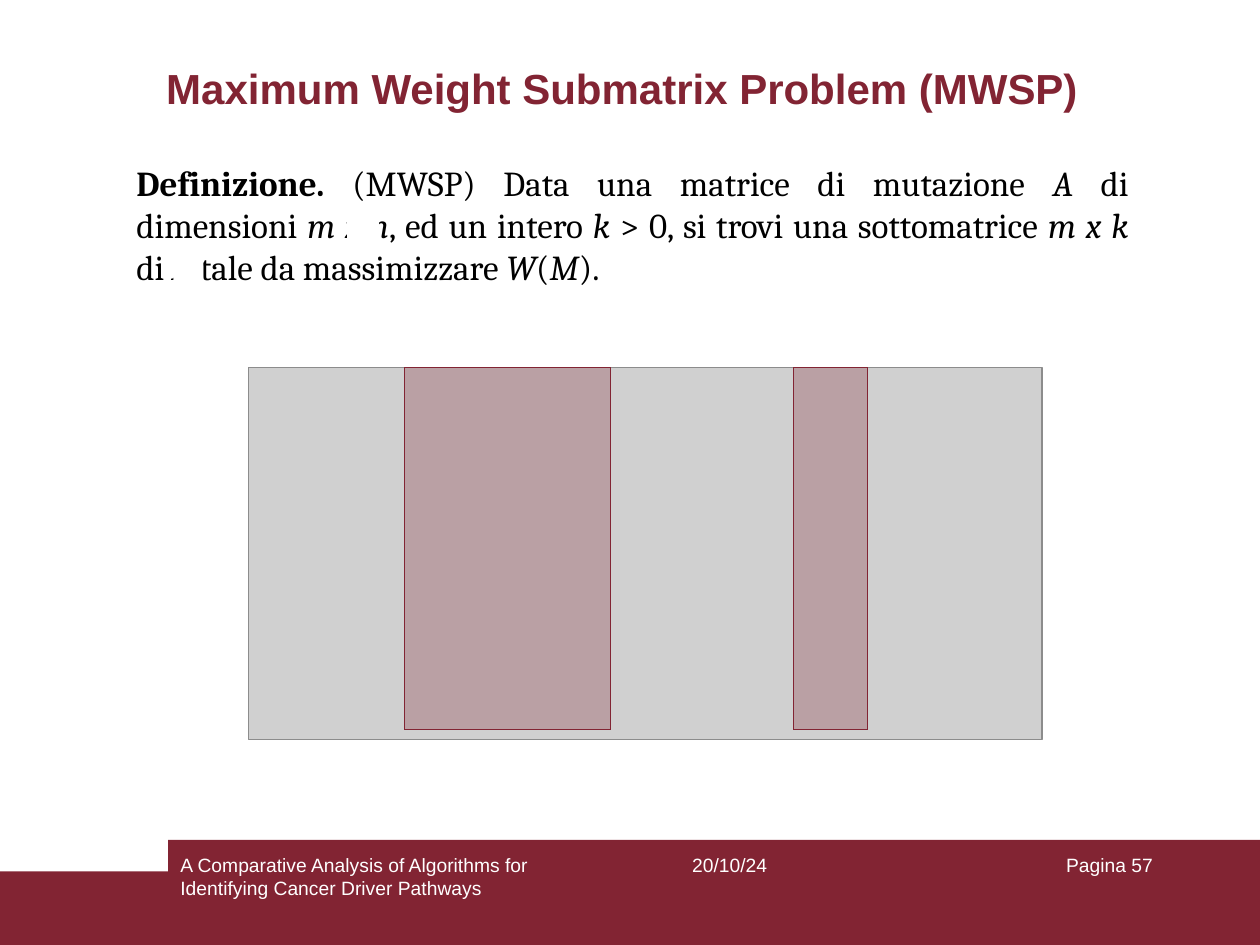
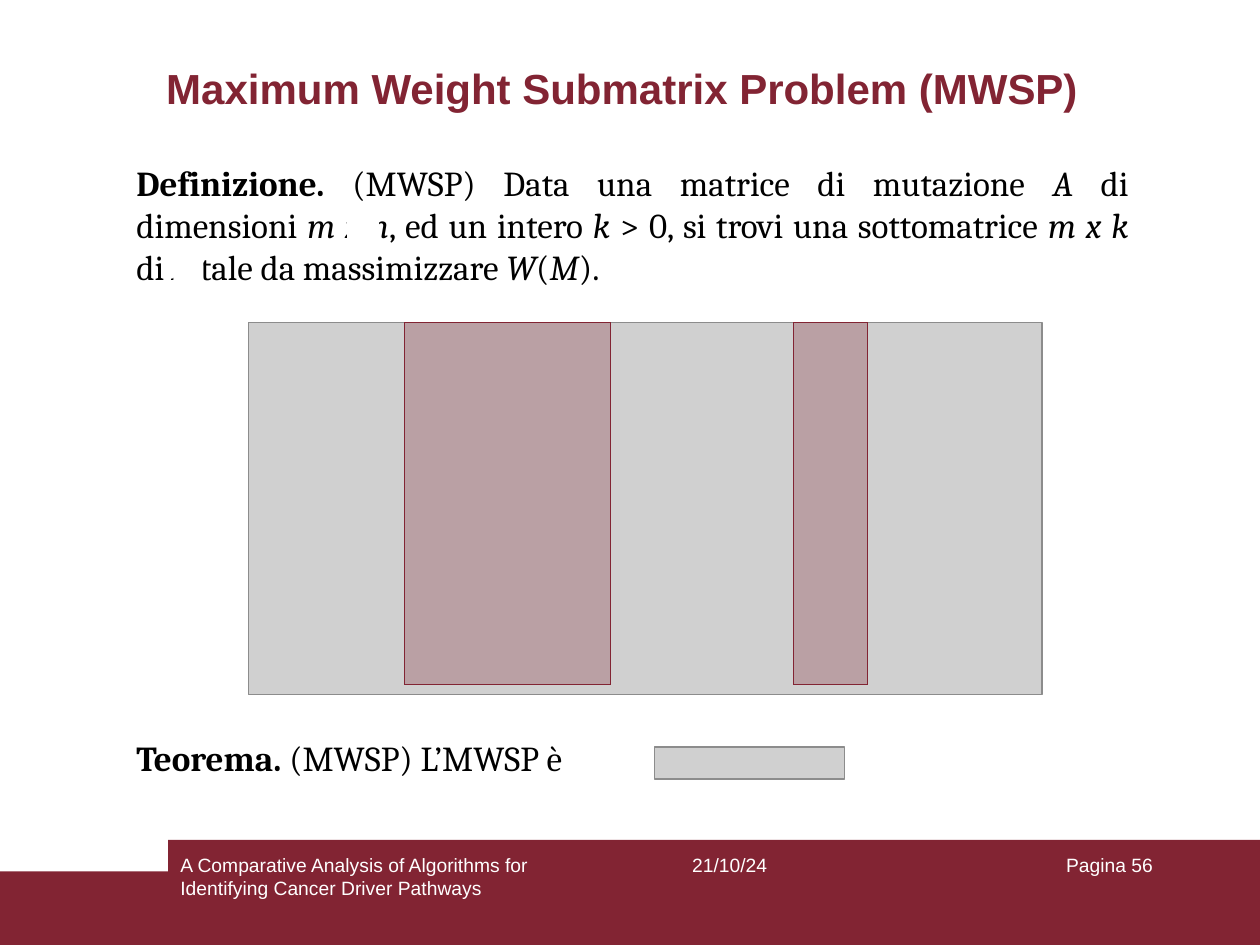
Before and after one commit to aflaag/bsc-thesis, a slide deck: slide 56 of presentation/slides.odp (slide 57 before the commit). Drawn at 1260x945 pixels with LibreOffice and Linux fonts; fonts in the diff are those of the drawing; grey boxes stand for pictures; background and template pictures are left out. Boxes give left, top, right and bottom in pixels: in the first picture for what was removed or moved away, otherwise in the second. Text is boxed around its words. In the diff, an @@ line names an element or a change of style, - is before the commit and + after.

```diff
--- a/presentation/slides.odp
+++ b/presentation/slides.odp
@@ 2 rectangles, 1 picture: place and size @@
-2 rectangles, 1 picture at (248, 367, 1042, 738)
+2 rectangles, 1 picture at (248, 323, 1042, 694)
@@ text added at (136, 746, 562, 776), 20 pt, text #000000 @@
+Teorema. (MWSP) L’MWSP è .
@@ picture added at (655, 747, 845, 780) @@
@@ text at (692, 858, 767, 873): text changed @@
-20/10/24
+21/10/24
@@ page number at (1066, 858, 1152, 876): text changed @@
-Pagina 57
+Pagina 56
```
Also in this commit, not shown: 75 other slides changed, 1 slide removed, 6 other files.
